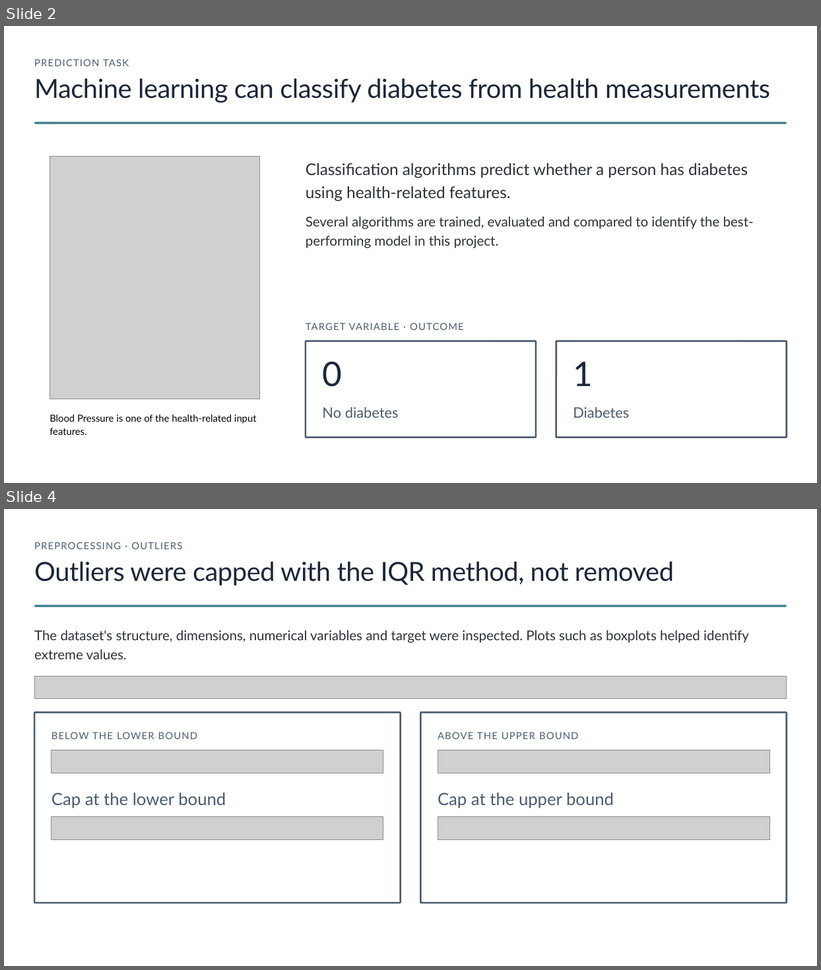
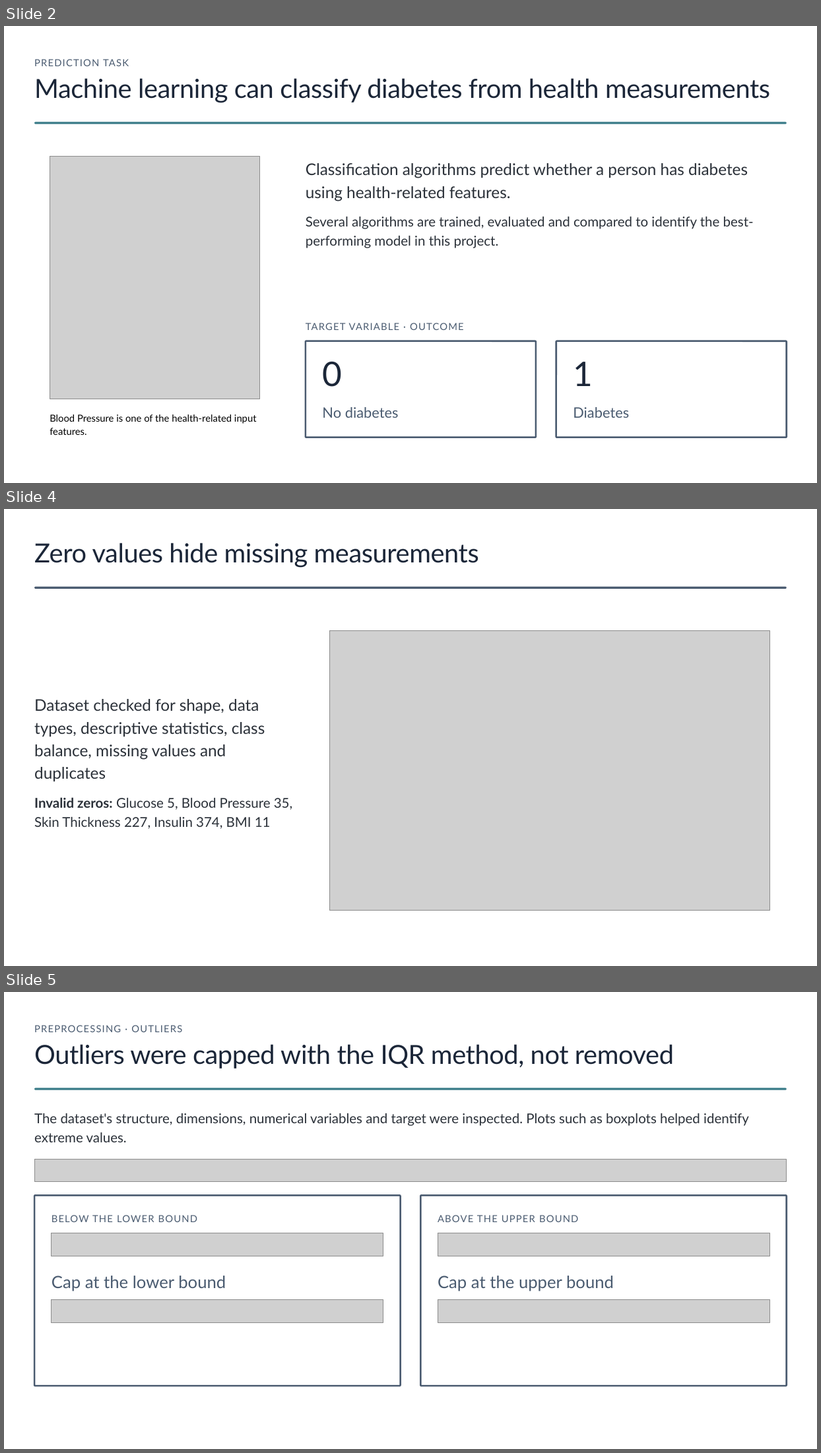
Before and after one commit to HazemWaelll/Diabetes-Prediction, a slide deck: Diabetes-Prediction.pptx. Shown one above the other, each under a label of ours: slides 2 and 4 before the commit, slides 2, 4 and 5 after it; the slides between them are not shown. The pictures are 821x970 and 821x1453 pixels, drawn with LibreOffice and Linux fonts; fonts in the diff are those of the drawing; grey boxes stand for pictures; background and template pictures are left out. Boxes give left, top, right and bottom in pixels: in the first picture for what was removed or moved away, otherwise in the second. Text is boxed around its words. In the diff, an @@ line names an element or a change of style, - is before the commit and + after.

```diff
--- a/Diabetes-Prediction.pptx
+++ b/Diabetes-Prediction.pptx
@@ slide 4 added at box(4, 509, 817, 966), background #FFFFFF @@
@@ text added at box(34, 543, 479, 568), 31 pt, text #1B2638 @@
+Zero values hide missing measurements
@@ rounded rectangle added at box(34, 586, 787, 588), fill #4A5B70 @@
@@ picture added at box(330, 631, 770, 910) @@
@@ text added at box(34, 699, 265, 782), 19 pt, text #2B3139 @@
+Dataset checked for shape, data types, descriptive statistics, class balance, missing values and duplicates
@@ text added at box(34, 797, 292, 829), 16 pt, text #2B3139 @@
+Invalid zeros: Glucose 5, Blood Pressure 35, Skin Thickness 227, Insulin 374, BMI 11
@@ rectangle added at box(741, 941, 812, 962), fill #FFFFFF, outline #FFFFFF 1 pt @@
@@ what was slide 4 is now slide 5 @@
```
Also in this commit, not shown: 3 slides changed, 2 other slides added, 6 slides removed.
